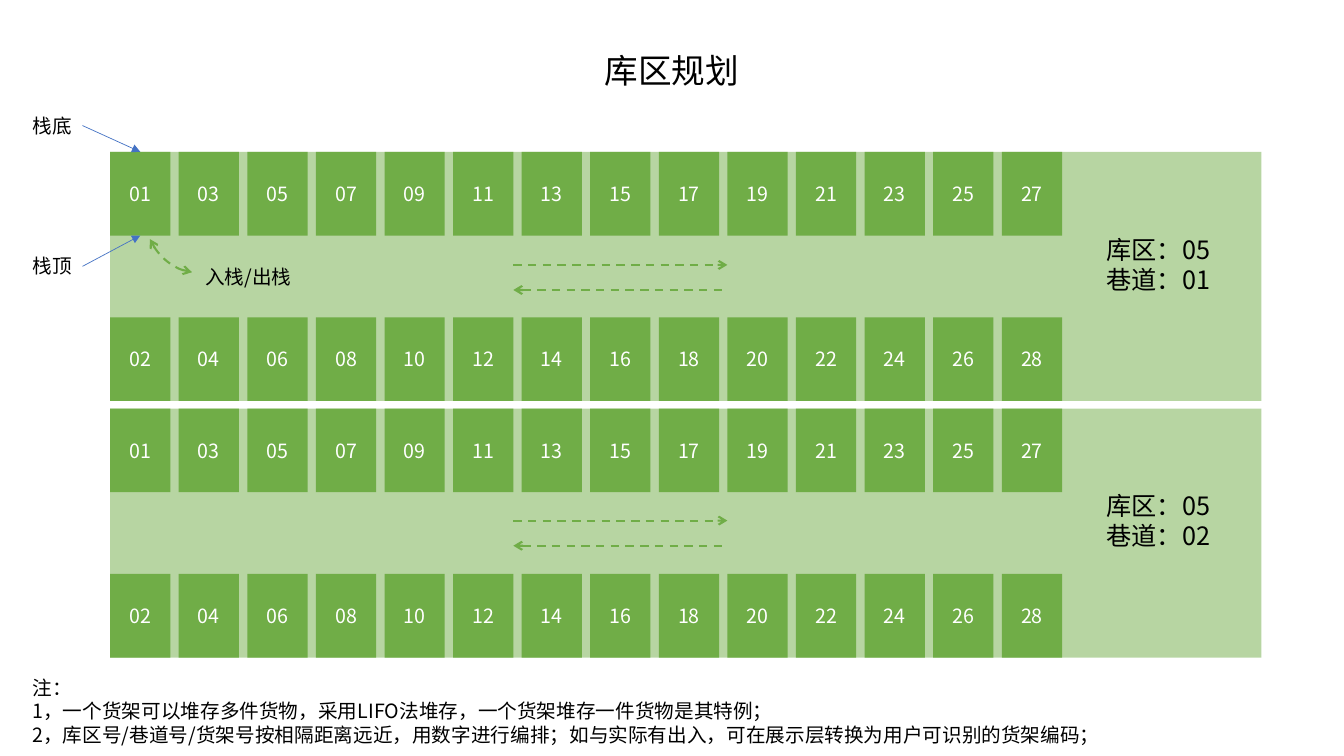
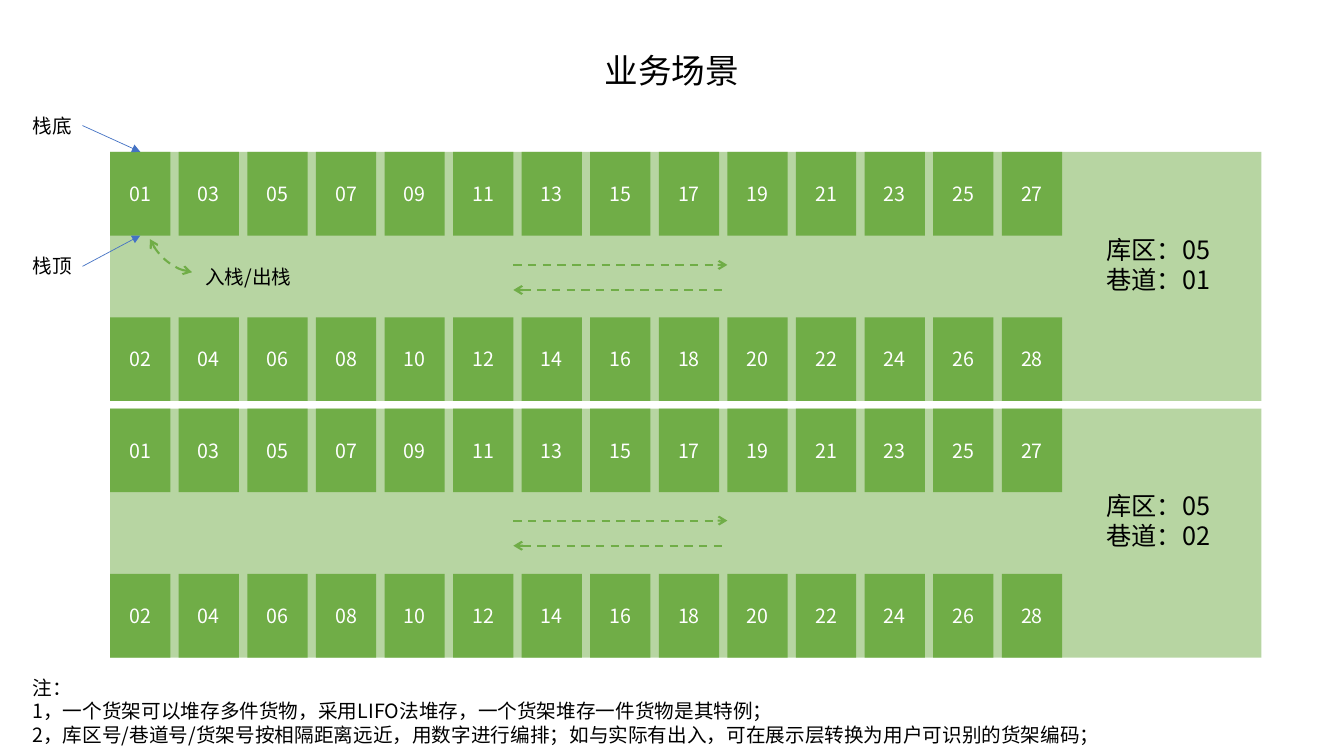
Before and after one commit to phenixiii/Phenix.NET7, a slide deck: slide 1 of Demo_Practice/Demo.InventoryControl/Demo.InventoryControl.分析设计.pptx. Drawn at 1344x756 pixels with LibreOffice and Linux fonts; fonts in the diff are those of the drawing. Boxes give left, top, right and bottom in pixels: in the first picture for what was removed or moved away, otherwise in the second. Text is boxed around its words. In the diff, an @@ line names an element or a change of style, - is before the commit and + after.

```diff
--- a/Demo_Practice/Demo.InventoryControl/Demo.InventoryControl.分析设计.pptx
+++ b/Demo_Practice/Demo.InventoryControl/Demo.InventoryControl.分析设计.pptx
@@ text at (605,55,739,86): text changed @@
-库区规划
+业务场景
```
Also in this commit, not shown: 3 other files.
